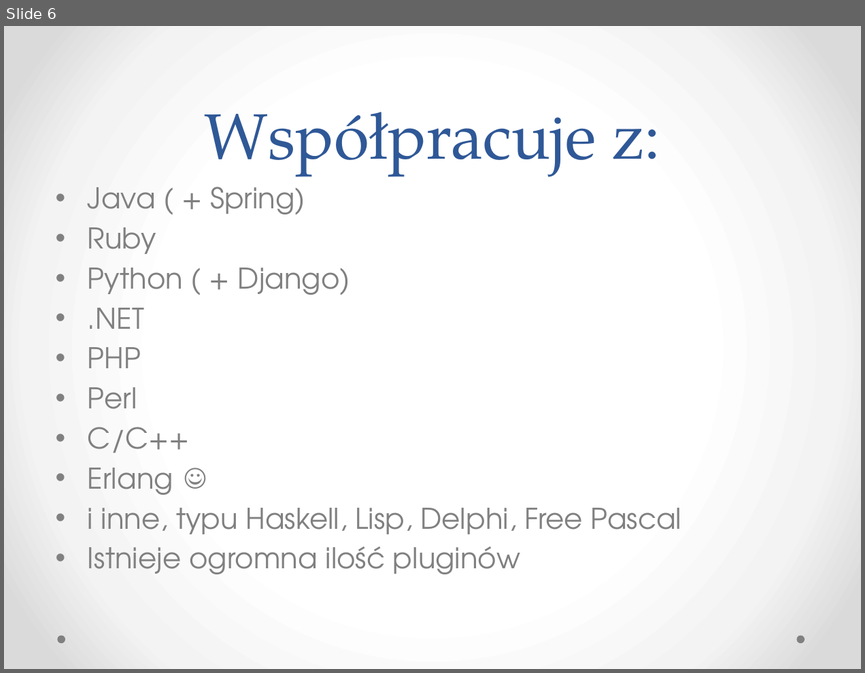
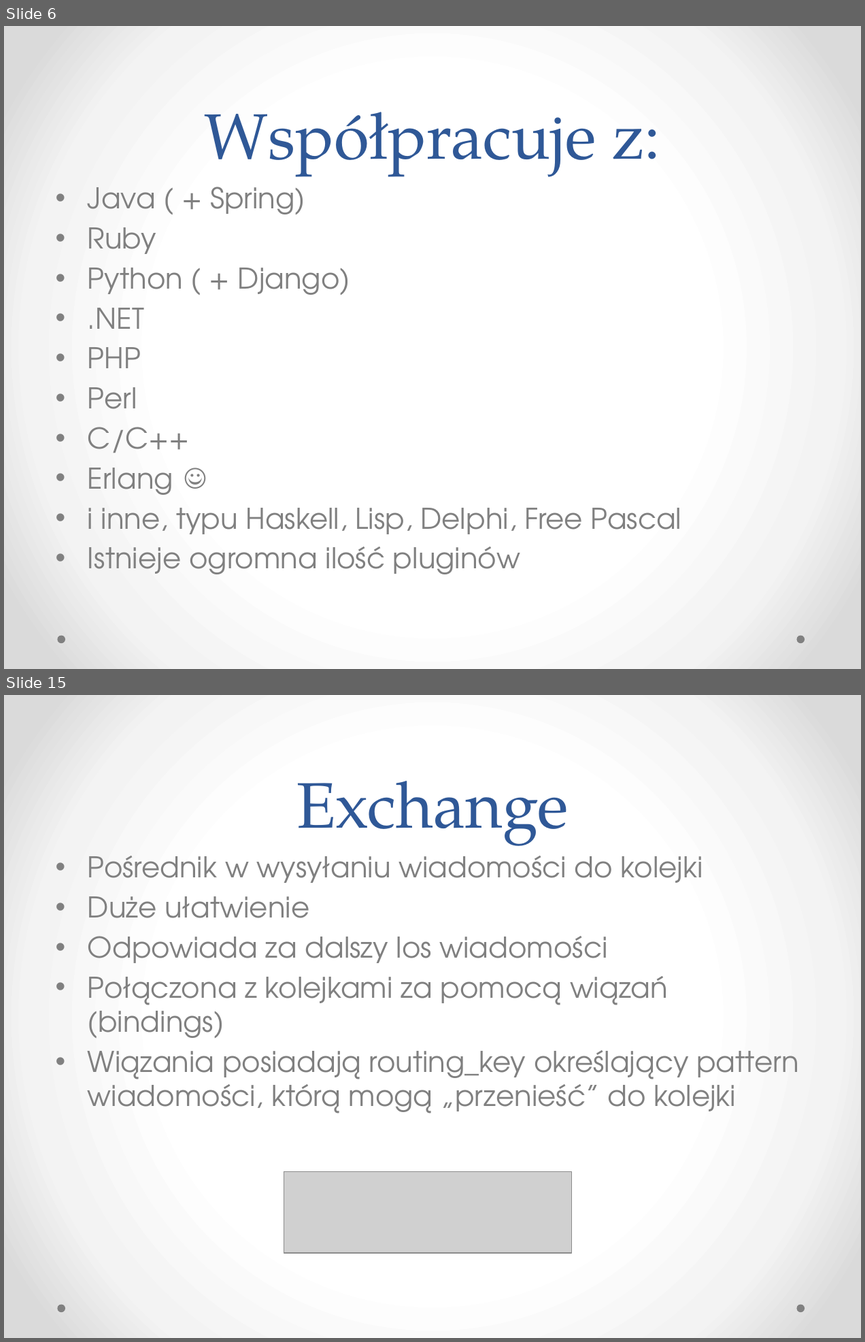
Before and after one commit to kajto/erlang-project, a slide deck: RabbitMQ.pptx. Shown one above the other, each under a label of ours: slide 6 before the commit, slides 6 and 15 after it; the slides between them are not shown. The pictures are 865x673 and 865x1342 pixels, drawn with LibreOffice and Linux fonts; fonts in the diff are those of the drawing; grey boxes stand for pictures. Boxes give left, top, right and bottom in pixels: in the first picture for what was removed or moved away, otherwise in the second. Text is boxed around its words. In the diff, an @@ line names an element or a change of style, - is before the commit and + after.

```diff
--- a/RabbitMQ.pptx
+++ b/RabbitMQ.pptx
@@ slide 15 added at box(4, 695, 861, 1338), background gradient #FFFFFF to #F4F4F4 to #DADADA; not listed: 2 template elements that a slide beside it also shows @@
@@ title added at box(296, 781, 568, 846), 54 pt, text #2F5897 @@
+Exchange
@@ text added at box(88, 855, 798, 1113), 24 pt, text #808080 @@
+• Pośrednik w wysyłaniu wiadomości do kolejki
+• Duże ułatwienie
+• Odpowiada za dalszy los wiadomości
+• Połączona z kolejkami za pomocą wiązań (bindings)
+• Wiązania posiadają routing_key określający pattern wiadomości, którą mogą „przenieść” do kolejki
@@ picture added at box(284, 1172, 571, 1253) @@
```
Also in this commit, not shown: 4 slides changed, 14 other slides added, 1 slide removed, 2 other files.
